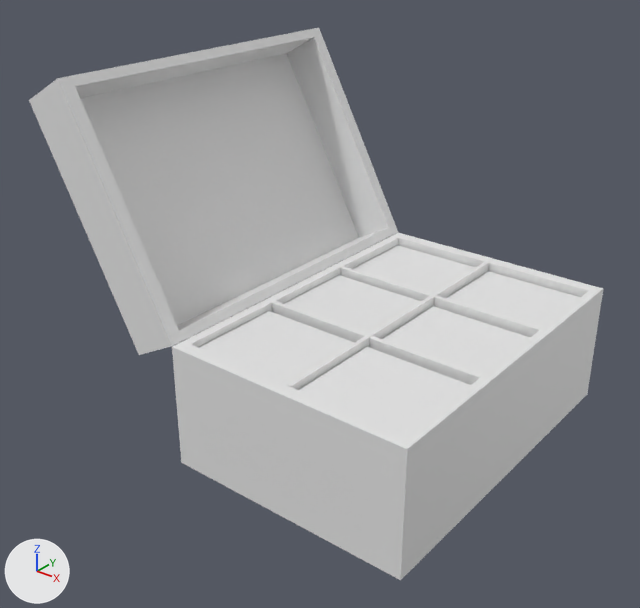
An edit to the FBX model Assets/Objekti/cajnaSkatla.fbx, drawn before and after from the same camera.
Before and after are seen from a 50 mm camera at (-2.49, -3.57, 2.81) aimed at (-5.23, -0.15, 0.69). The lights are fixed; the arrows at lower left show +X, +Y and +Z.
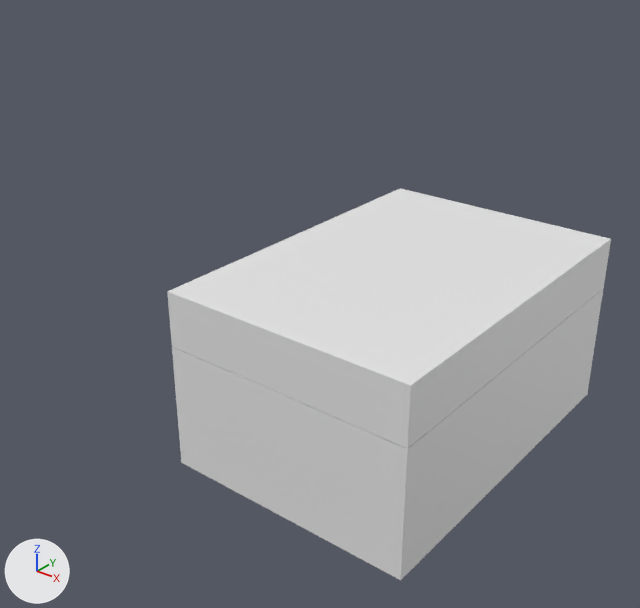
Where the change shows, as pixel boxes (x1, y1, x2, y2) in the pictures (640 x 608 px):
'Cube.001', turned: before (29, 28, 398, 355); after (167, 188, 611, 449)
'Cube.004', unchanged, covered by the edit: before (299, 347, 470, 436)
'Cube.007', unchanged, covered by the edit: before (199, 311, 354, 385)
'Cube.005', unchanged, covered by the edit: before (382, 306, 530, 375)
'Cube.002', unchanged, covered by the edit: before (285, 275, 421, 334)

Edits to the bpy script that builds the scene:
```text
Change ob_cube_001:
    ob_cube_001.rotation_euler: (0.0, 1.076, 0.0) -> (0.0, -3.142, 0.0)  # degrees (0, 62, 0) -> degrees (0, -180, 0)
```
